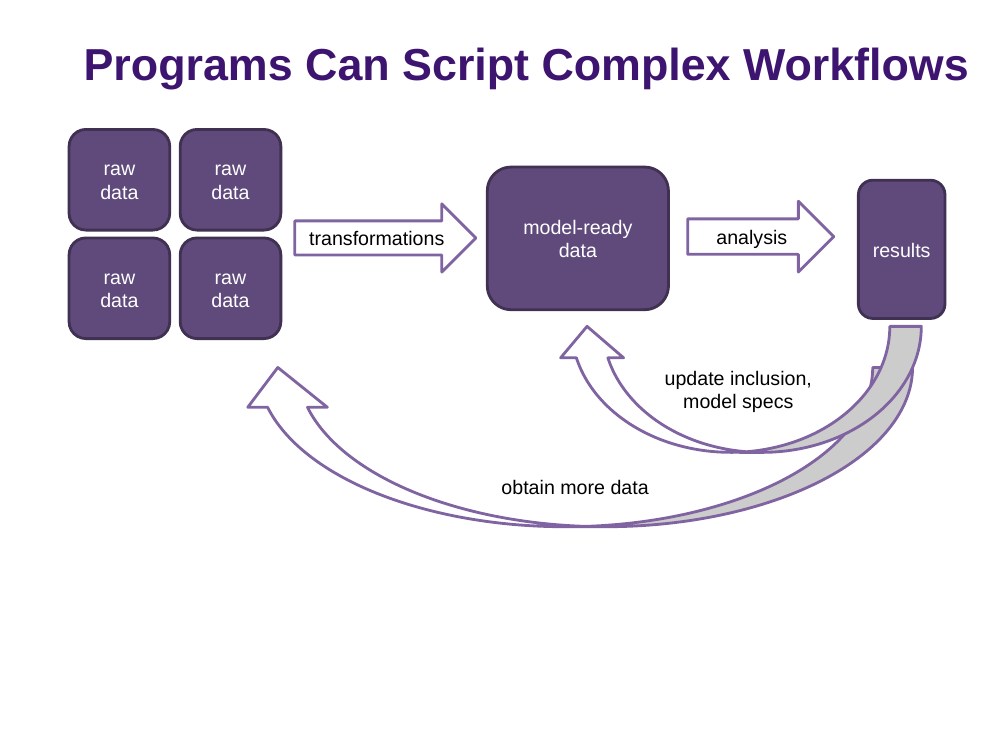
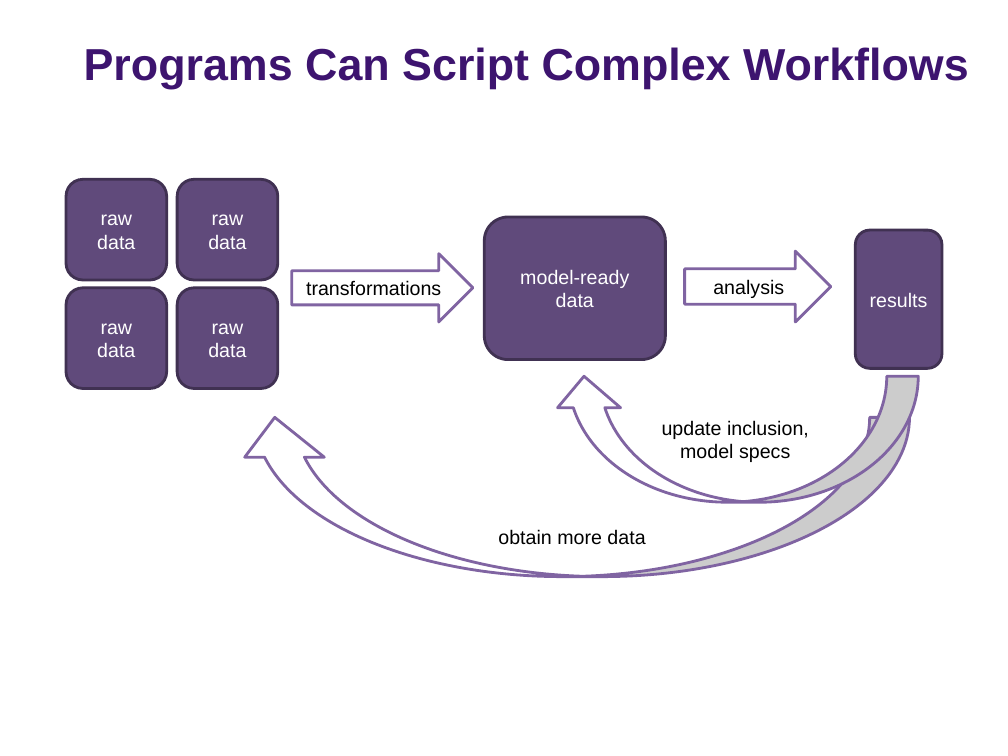
Before and after one commit to rs-kellogg/2023-phd-workshop, a slide deck: slide 7 of session-3/Session 3 - Automation and Testing.pptx (slide 6 before the commit). Drawn at 1008x756 pixels with LibreOffice and Linux fonts; fonts in the diff are those of the drawing; background and template pictures are left out. Boxes give left, top, right and bottom in pixels: in the first picture for what was removed or moved away, otherwise in the second. Text is boxed around its words. In the diff, an @@ line names an element or a change of style, - is before the commit and + after.

```diff
--- a/session-3/Session 3 - Automation and Testing.pptx
+++ b/session-3/Session 3 - Automation and Testing.pptx
@@ 6 rounded rectangles, 2 curved up arrows, 2 right arrows: place and size @@
-6 rounded rectangles, 2 curved up arrows, 2 right arrows at bbox=[70, 129, 946, 527]
+6 rounded rectangles, 2 curved up arrows, 2 right arrows at bbox=[67, 179, 942, 577]
```
Also in this commit, not shown: 2 slides added, 1 slide removed.
